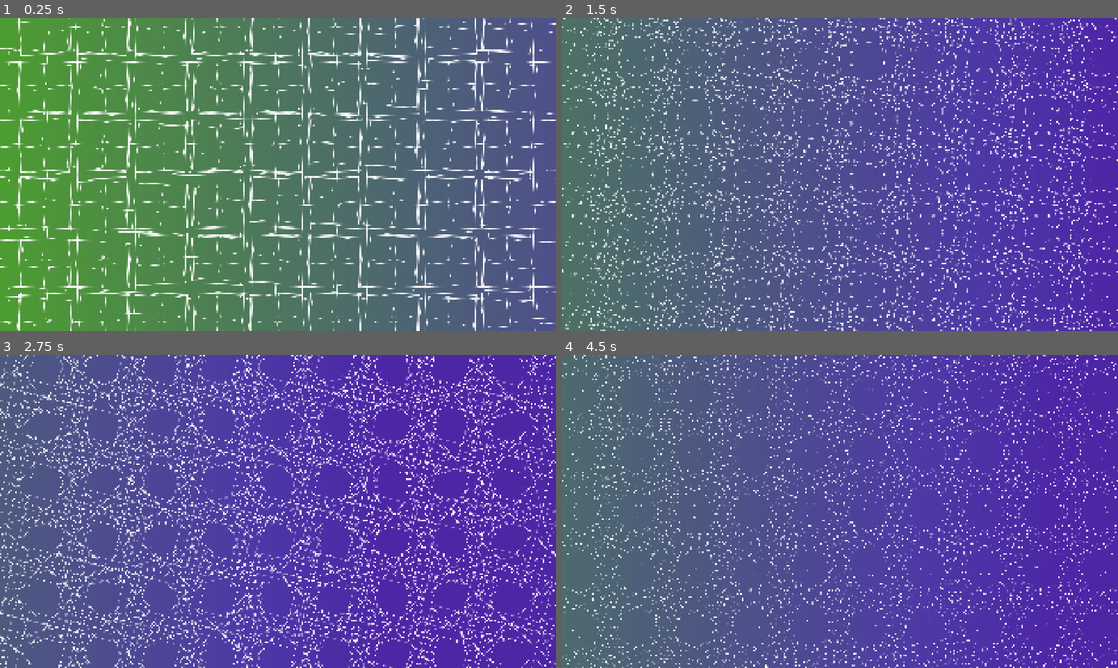
Above: before the commit, frames 1-4 (two rows, left to right).
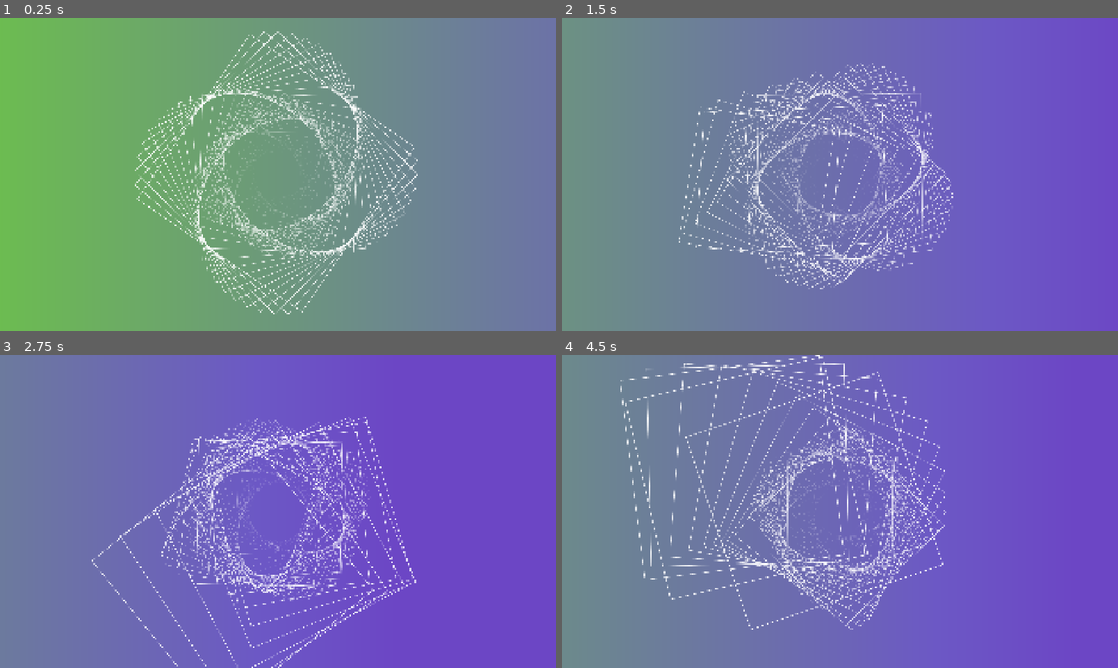
Above: after the commit, the same moments.

Repository: Juju-brz/GDVJ
Game: Godot game, scene res://templates/04_WormDance.tscn
The game is run twice, just before and just after one commit, with the same random seed, the same clock (stepped at 60 frames per second) and the same inputs. Before the commit the project starts from res://templates/01_Superpositions_geometriques.tscn.
Inputs (mouse positions are in pixels of both pictures, inside the frame that each line leads up to):
- Up to frame 1 (0.25 s): no input
- Up to frame 2 (1.5 s): tap Enter at 0.5 s; move the mouse to (962, 158) at 0.52 s; move the mouse to (728, 190) at 1.27 s
- Up to frame 3 (2.75 s): move the mouse to (333, 442) at 2.02 s
- Up to frame 4 (4.5 s): move the mouse to (812, 574) at 2.77 s; move the mouse to (1006, 558) at 3.52 s; move the mouse to (673, 464) at 4.27 s

The runs differ from the first frame. In frame 1, 96% of the frame differs, in the area x 0-100%, y 0-100%; in frame 2, 97%; in frame 3, 96%; in frame 4, 98%.

Commit message:
okay first try

Diff:
--- a/UI/UI.tscn
+++ b/UI/UI.tscn
@@ -1,10 +1,16 @@
-[gd_scene load_steps=5 format=3 uid="uid://cgw5hdy3h13ff"]
+[gd_scene load_steps=6 format=3 uid="uid://cgw5hdy3h13ff"]
 
 [ext_resource type="Script" uid="uid://dopbw671o2emm" path="res://scripts/shaderFrag.gd" id="1_dhe1o"]
 [ext_resource type="Texture2D" uid="uid://cwr75hikdjaj7" path="res://play.svg" id="2_q0uhn"]
-[ext_resource type="Script" uid="uid://dfek5ideno8o" path="res://UI/shaderVer.gd" id="3_q0uhn"]
+[ext_resource type="Script" uid="uid://dfek5ideno8o" path="res://scripts/shaderVer.gd" id="3_q0uhn"]
 
 [sub_resource type="CodeHighlighter" id="CodeHighlighter_dhe1o"]
+number_color = Color(0.30875906, 0.5115807, 0.9547095, 1)
+symbol_color = Color(0.20757037, 0.6253251, 0.35961342, 1)
+function_color = Color(0.99215686, 0.79607844, 0, 1)
+member_variable_color = Color(0.9589761, 0.6601775, 0.754872, 1)
+
+[sub_resource type="CodeHighlighter" id="CodeHighlighter_q0uhn"]
 number_color = Color(0.30875906, 0.5115807, 0.9547095, 1)
 symbol_color = Color(0.20757037, 0.6253251, 0.35961342, 1)
 function_color = Color(0.99215686, 0.79607844, 0, 1)
@@ -89,9 +95,10 @@
 layout_mode = 0
 offset_right = 653.0
 offset_bottom = 939.0
-current_tab = 0
+current_tab = 1
 
 [node name="Fragment" type="CodeEdit" parent="Control/TabContainer"]
+visible = false
 layout_mode = 2
 text = "shader_type canvas_item;
 
@@ -133,18 +140,25 @@
 texture = ExtResource("2_q0uhn")
 
 [node name="Vertex" type="CodeEdit" parent="Control/TabContainer"]
-visible = false
 layout_mode = 2
-text = "shader_type canvas_item; // Type de shader pour les objets 2D
+text = "shader_type canvas_item;
 
 // Couleur uniforme que tu peux modifier depuis GDScript
 uniform vec4 nouvelle_couleur : source_color = vec4(1.0, 0.0, 0.0, 1.0); // Rouge
 
 void vertex() {
-    // Applique la couleur aux sommets
-    COLOR = nouvelle_couleur;
+
+	vec3 R = vec3(1.0. 0.0, 0.0);
+	vec3 G = vec3(0.0. 1.0, 0.0);
+	vec3 B = vec3(0.0. 0.0, 1.0);
+    COLOR = vec4(R, G, B, 1.0 );
 }
 "
+syntax_highlighter = SubResource("CodeHighlighter_q0uhn")
+highlight_all_occurrences = true
+highlight_current_line = true
+draw_tabs = true
+draw_spaces = true
 script = ExtResource("3_q0uhn")
 metadata/_tab_index = 1
 
@@ -165,6 +179,7 @@
 scale = Vector2(0.15, 0.15)
 texture = ExtResource("2_q0uhn")
 
+[connection signal="pressed" from="Control/TabContainer/Fragment/Execute" to="Control/TabContainer/Fragment" method="_on_execute_pressed"]
 [connection signal="pressed" from="Control/TabContainer/Fragment/Execute" to="Control/TabContainer/Fragment" method="_on_button_pressed"]
-[connection signal="pressed" from="Control/TabContainer/Fragment/Execute" to="Control/TabContainer/Fragment" method="_on_execute_pressed"]
 [connection signal="pressed" from="Control/TabContainer/Vertex/Execute" to="Control/TabContainer/Vertex" method="_on_execute_pressed"]
+[connection signal="pressed" from="Control/TabContainer/Vertex/Execute" to="Control/TabContainer/Vertex" method="_on_button_pressed"]
--- a/project.godot
+++ b/project.godot
@@ -12,7 +12,7 @@
 
 config/name="GDVJ"
 config/version="1.1.0 beta"
-run/main_scene="uid://qywxpr5vvcjj"
+run/main_scene="uid://dn5hnojjq0cu2"
 config/features=PackedStringArray("4.5", "Forward Plus")
 config/icon="res://icon.svg"
 
Renamed: UI/shaderVer.gd -> scripts/shaderVer.gd
Renamed: UI/shaderVer.gd.uid -> scripts/shaderVer.gd.uid
